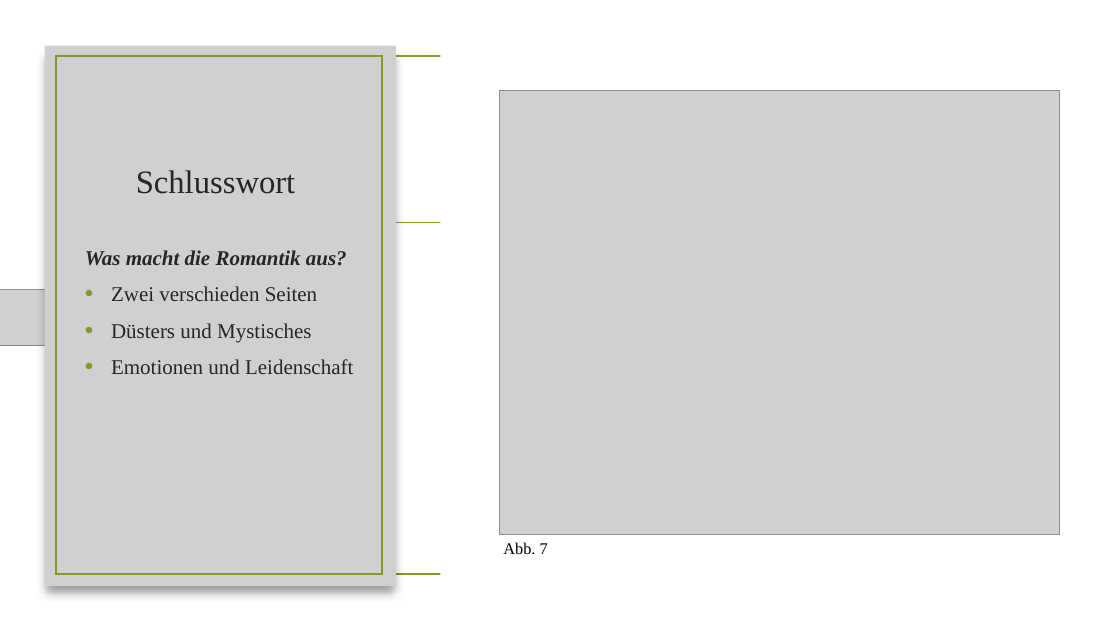
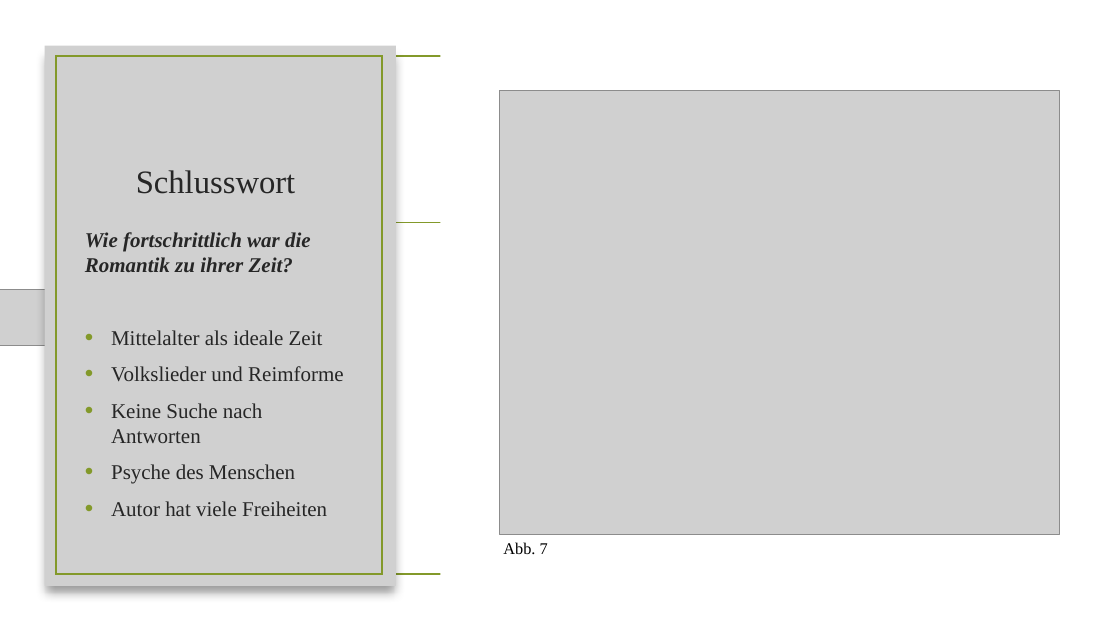
Before and after one commit to AkazeX/Schule, a slide deck: slide 11 of BM/Deutsch/Romantik/Romantik.pptx. Drawn at 1120x630 pixels with LibreOffice and Linux fonts; fonts in the diff are those of the drawing; grey boxes stand for pictures; background and template pictures are left out. Boxes give left, top, right and bottom in pixels: in the first picture for what was removed or moved away, otherwise in the second. Text is boxed around its words. In the diff, an @@ line names an element or a change of style, - is before the commit and + after.

Commit message:
romantik update

```diff
--- a/BM/Deutsch/Romantik/Romantik.pptx
+++ b/BM/Deutsch/Romantik/Romantik.pptx
@@ text at box(85, 232, 344, 516): text changed @@
-Was macht die Romantik aus?
-• Zwei verschieden Seiten
-• Düsters und Mystisches
-• Emotionen und Leidenschaft
+Wie fortschrittlich war die Romantik zu ihrer Zeit?
+• Mittelalter als ideale Zeit
+• Volkslieder und Reimforme
+• Keine Suche nach Antworten
+• Psyche des Menschen
+• Autor hat viele Freiheiten
```
Also in this commit, not shown: 2 other slides changed, 1 other file.
